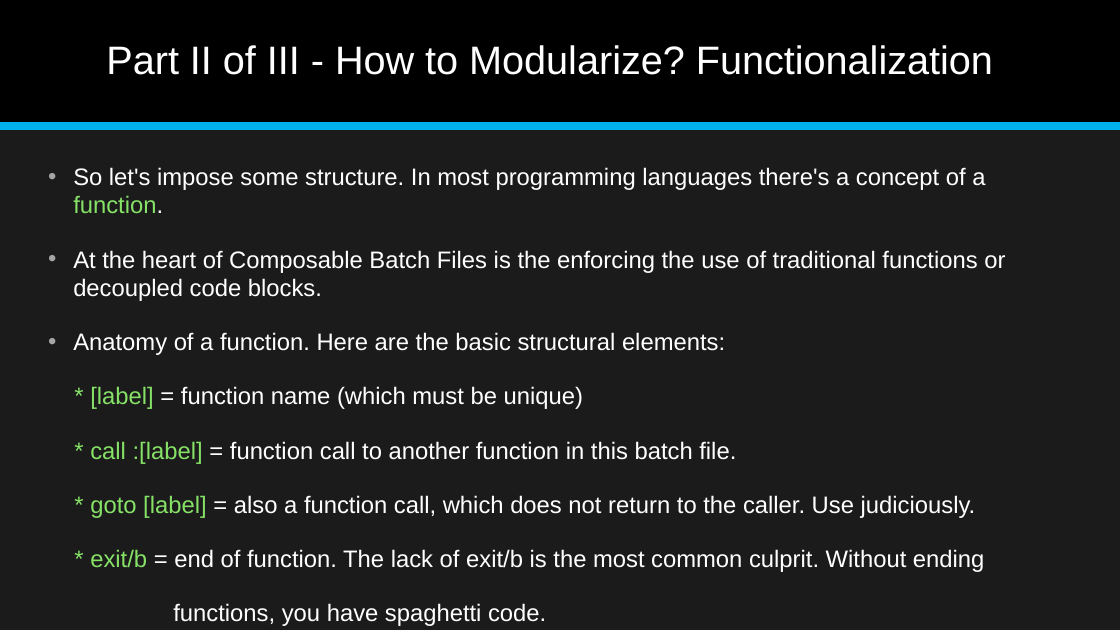
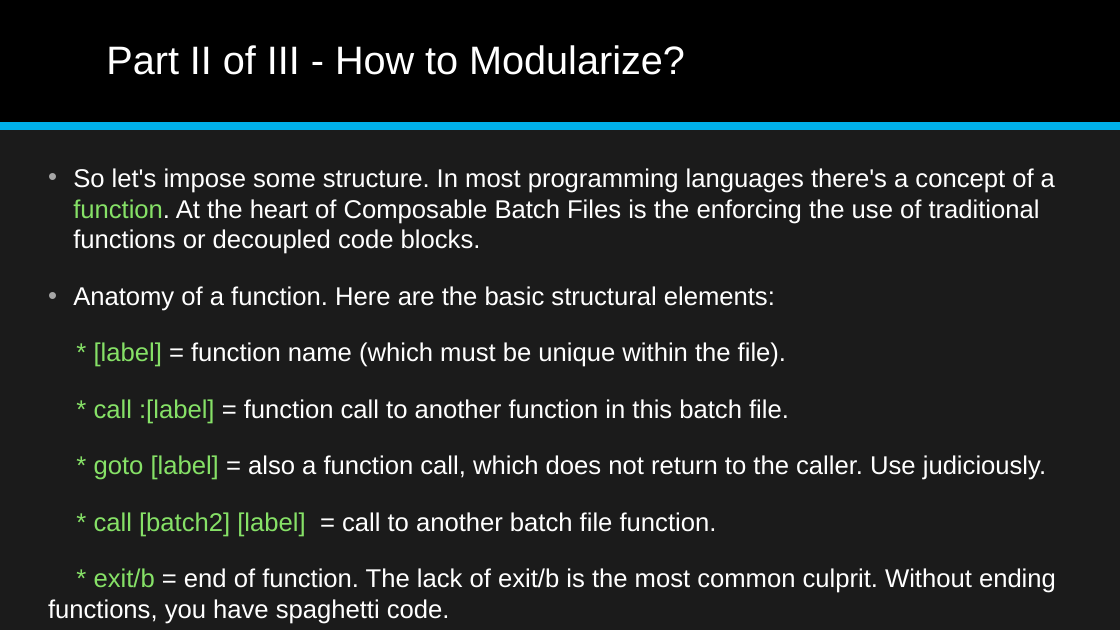
Before and after one commit to jonathan-r-jones/Composable-Batch-Files, a slide deck: slide 5 of Composable Batch File Helper.pptx. Drawn at 1120x630 pixels with LibreOffice and Linux fonts; fonts in the diff are those of the drawing. Boxes give left, top, right and bottom in pixels: in the first picture for what was removed or moved away, otherwise in the second. Text is boxed around its words. In the diff, an @@ line names an element or a change of style, - is before the commit and + after.

Commit message:
Aug-14-2018_12:34_PM

```diff
--- a/Composable Batch File Helper.pptx
+++ b/Composable Batch File Helper.pptx
@@ title at box(106, 45, 685, 75): text changed @@
-Part II of III - How to Modularize? Functionalization
+Part II of III - How to Modularize?
@@ text at box(73, 168, 1055, 254): text changed; size 20.4 to 22 pt @@
-• So let's impose some structure. In most programming languages there's a concept of a function.
-• At the heart of Composable Batch Files is the enforcing the use of traditional functions or decoupled code blocks.
+• So let's impose some structure. In most programming languages there's a concept of a function. At the heart of Composable Batch Files is the enforcing the use of traditional functions or decoupled code blocks.
@@ text at box(73, 286, 1046, 480): size 20.4 to 22 pt in "Anatomy of a function. Here are the ...", "* call :[label] = function call to ...", "* goto [label] = also a function ..." @@
@@ text at box(94, 342, 786, 367): text changed; size 20.4 to 22 pt @@
-* [label] = function name (which must be unique)
+* [label] = function name (which must be unique within the file).
@@ text at box(48, 512, 1056, 624): text changed; size 20.4 to 22 pt @@
-* exit/b = end of function. The lack of exit/b is the most common culprit. Without ending
-functions, you have spaghetti code.
+* call [batch2] [label] = call to another batch file function.
+* exit/b = end of function. The lack of exit/b is the most common culprit. Without ending functions, you have spaghetti code.
```
Also in this commit, not shown: 5 other slides changed.
